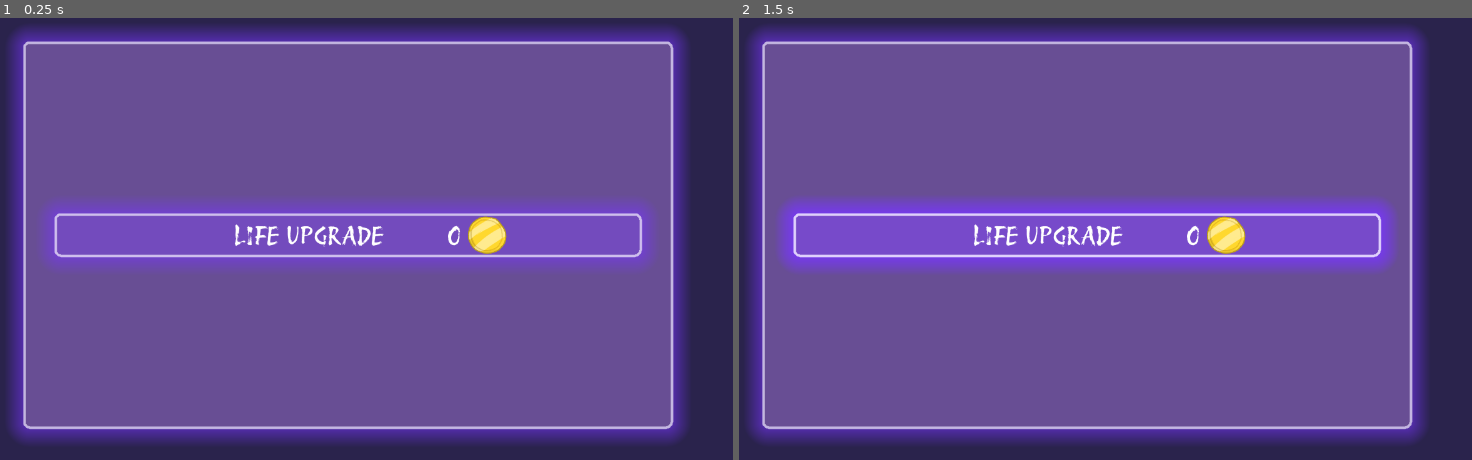
Above: before the commit, frames 1-2 (left to right).
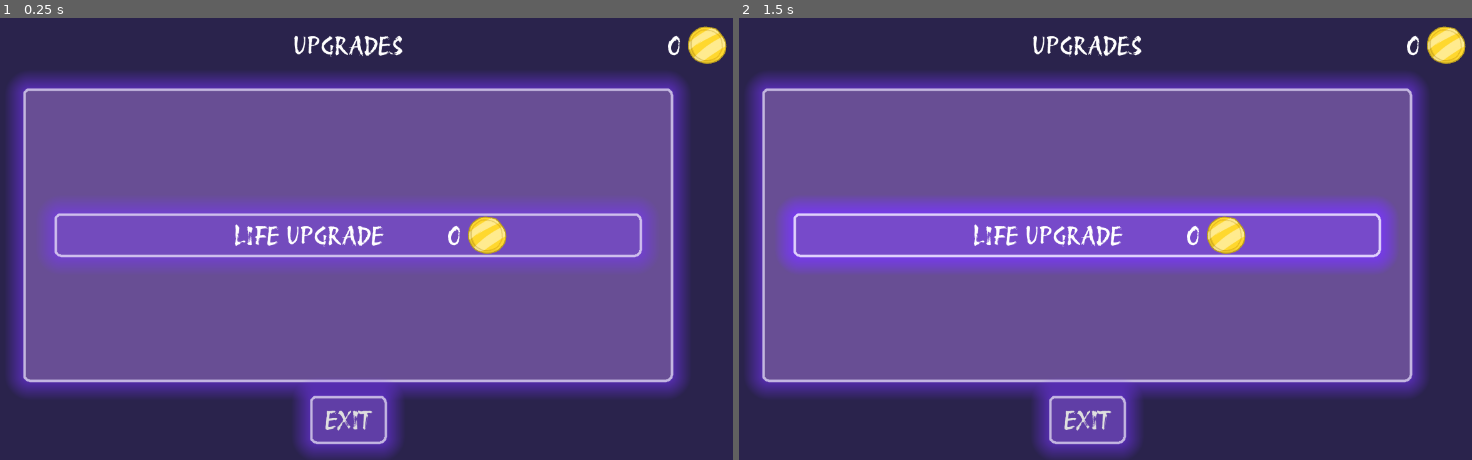
Above: after the commit, the same moments.

Repository: KeyraWebb/mobile-game-small-2025
Game: Godot game, scene res://Scenes/upgrades.tscn
Same seed, same stepped clock (60 frames per second), same inputs: the game is played once before the commit and once after it. This scene is started directly instead of the project's main scene.
Inputs (mouse positions are in pixels of both pictures, inside the frame that each line leads up to):
- Up to frame 1 (0.25 s): no input
- Up to frame 2 (1.5 s): click (1083, 234) at 0.52 s; click (1083, 234) at 1.27 s

The runs differ from the first frame. In frame 1, 26% of the frame differs, in the area x 1-100%, y 1-100%; in frame 2, 26%.

Commit message:
feat(upgrades): added more information to the menu

Diff:
--- a/infinite-runner/Scenes/upgrades.tscn
+++ b/infinite-runner/Scenes/upgrades.tscn
@@ -1,6 +1,7 @@
-[gd_scene load_steps=3 format=3 uid="uid://bq425x5qtxnpe"]
+[gd_scene load_steps=4 format=3 uid="uid://bq425x5qtxnpe"]
 
 [ext_resource type="Theme" uid="uid://c0j6fiiejc40k" path="res://Assets/Themes/MenuTheme.tres" id="1_qnnf3"]
+[ext_resource type="Script" uid="uid://bubtjq12fctuj" path="res://Scripts/upgrades.gd" id="2_lisd6"]
 [ext_resource type="PackedScene" uid="uid://bfh5dlre2y7l0" path="res://Scenes/Objects/coinLabel.tscn" id="2_mstou"]
 
 [node name="Upgrades" type="Control"]
@@ -11,9 +12,23 @@
 grow_horizontal = 2
 grow_vertical = 2
 theme = ExtResource("1_qnnf3")
+script = ExtResource("2_lisd6")
+
+[node name="Label" type="Label" parent="."]
+layout_mode = 1
+anchors_preset = 5
+anchor_left = 0.5
+anchor_right = 0.5
+offset_left = -89.0
+offset_top = 32.0
+offset_right = 89.0
+offset_bottom = 81.0
+grow_horizontal = 2
+theme_override_font_sizes/font_size = 40
+text = "UPGRADES"
 
 [node name="PanelContainer" type="PanelContainer" parent="."]
-custom_minimum_size = Vector2(1000, 600)
+custom_minimum_size = Vector2(1000, 450)
 layout_mode = 1
 anchors_preset = 8
 anchor_left = 0.5
@@ -32,14 +47,14 @@
 theme_override_constants/separation = 30
 alignment = 1
 
-[node name="Life upgrade" type="Button" parent="PanelContainer/VBoxContainer"]
+[node name="Life Upgrade" type="Button" parent="PanelContainer/VBoxContainer"]
 custom_minimum_size = Vector2(900, 50)
 layout_mode = 2
 size_flags_horizontal = 4
 size_flags_vertical = 4
 theme_override_font_sizes/font_size = 40
 
-[node name="HBoxContainer" type="HBoxContainer" parent="PanelContainer/VBoxContainer/Life upgrade"]
+[node name="HBoxContainer" type="HBoxContainer" parent="PanelContainer/VBoxContainer/Life Upgrade"]
 custom_minimum_size = Vector2(900, 0)
 layout_mode = 1
 anchors_preset = 8
@@ -56,11 +71,36 @@
 theme_override_constants/separation = 100
 alignment = 1
 
-[node name="Label" type="Label" parent="PanelContainer/VBoxContainer/Life upgrade/HBoxContainer"]
+[node name="Label" type="Label" parent="PanelContainer/VBoxContainer/Life Upgrade/HBoxContainer"]
 layout_mode = 2
 theme_override_font_sizes/font_size = 40
 text = "LIFE UPGRADE"
 horizontal_alignment = 1
 
-[node name="Coins" parent="PanelContainer/VBoxContainer/Life upgrade/HBoxContainer" instance=ExtResource("2_mstou")]
+[node name="Coins" parent="PanelContainer/VBoxContainer/Life Upgrade/HBoxContainer" instance=ExtResource("2_mstou")]
 layout_mode = 2
+
+[node name="Exit" type="Button" parent="."]
+layout_mode = 1
+anchors_preset = 7
+anchor_left = 0.5
+anchor_top = 1.0
+anchor_right = 0.5
+anchor_bottom = 1.0
+offset_left = -41.0
+offset_top = -93.0
+offset_right = 42.0
+offset_bottom = -36.0
+grow_horizontal = 2
+grow_vertical = 0
+theme_override_font_sizes/font_size = 40
+text = "EXIT"
+
+[node name="Coins" parent="." instance=ExtResource("2_mstou")]
+layout_mode = 1
+offset_left = -258.0
+offset_top = 32.0
+offset_right = -106.0
+offset_bottom = 81.0
+
+[connection signal="pressed" from="Exit" to="." method="_on_exit_pressed"]
--- /dev/null
+++ b/infinite-runner/Scripts/upgrades.gd
@@ -0,0 +1,5 @@
+extends Control
+
+func _on_exit_pressed() -> void:
+	self.visible = !self.visible
+	get_tree().paused = !get_tree().paused
Not shown, added: infinite-runner/Scripts/upgrades.gd.uid
